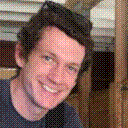
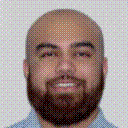
Layers edited between the first and the second 128 x 128 image:
added layer "syed.jpeg" above "926080_396739197130026_1816837181_n.jpg" over (0, 0, 128, 128)
